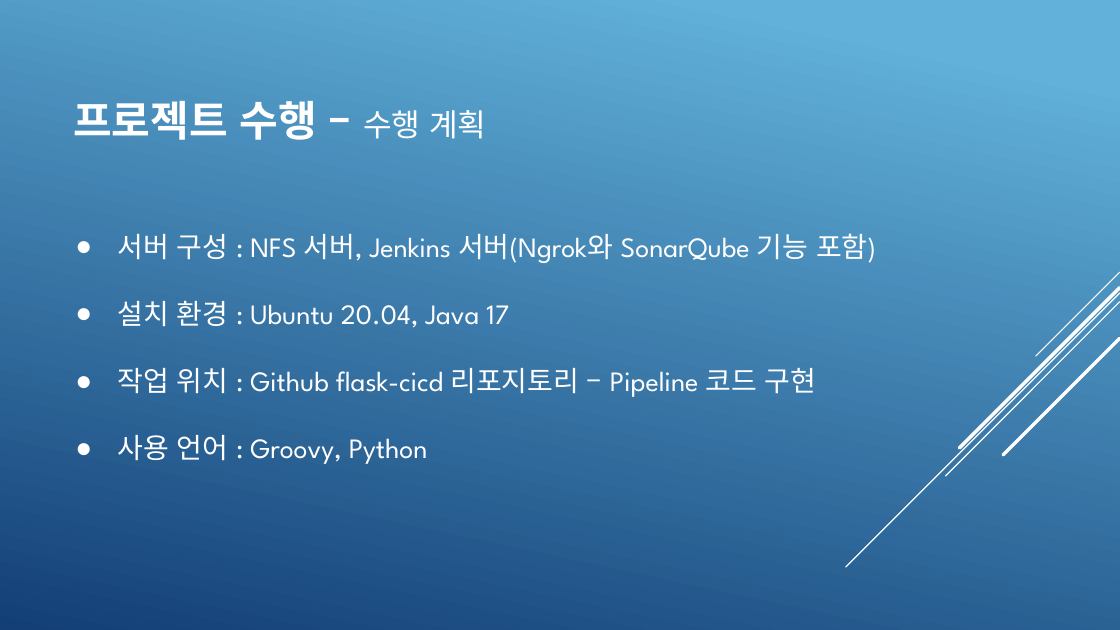
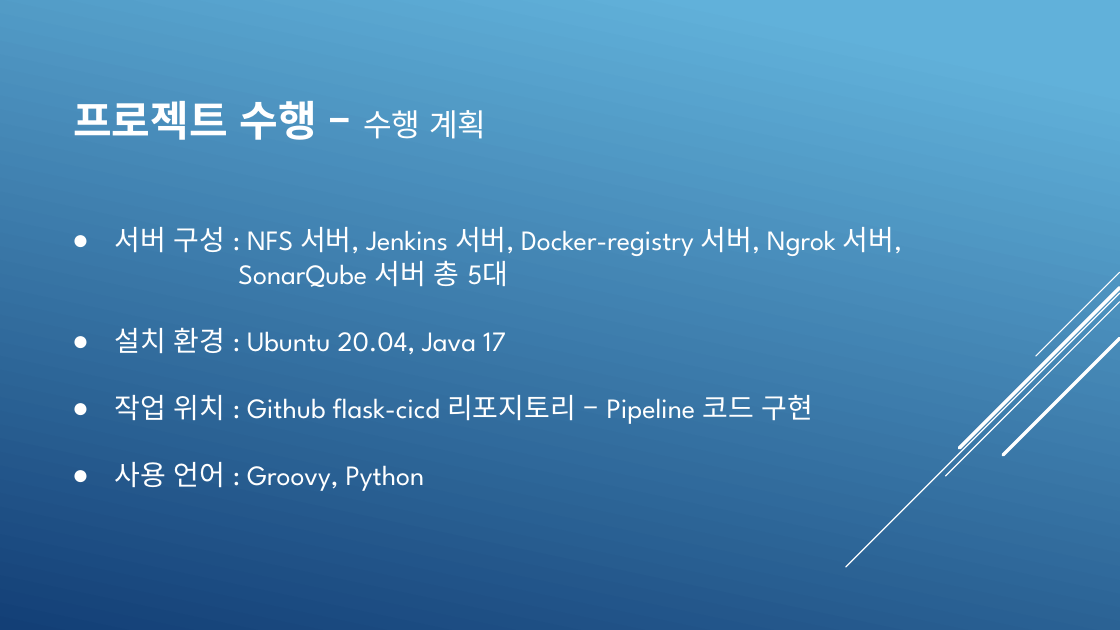
Before and after one commit to KimJeongHoon190/First_Project, a slide deck: slide 6 of 제출자료/최종 발표 프레젠테이션(김정훈).pptx (slide 5 before the commit). Drawn at 1120x630 pixels with LibreOffice and Linux fonts; fonts in the diff are those of the drawing. Boxes give left, top, right and bottom in pixels: in the first picture for what was removed or moved away, otherwise in the second. Text is boxed around its words. In the diff, an @@ line names an element or a change of style, - is before the commit and + after.

```diff
--- a/제출자료/최종 발표 프레젠테이션(김정훈).pptx
+++ b/제출자료/최종 발표 프레젠테이션(김정훈).pptx
@@ text at bbox=[114, 227, 902, 287]: text changed @@
-● 서버 구성 : NFS 서버, Jenkins 서버(Ngrok와 SonarQube 기능 포함)
+● 서버 구성 : NFS 서버, Jenkins 서버, Docker-registry 서버, Ngrok 서버,
+SonarQube 서버 총 5대
```
Also in this commit, not shown: 8 other slides changed, 1 slide added, 1 other file.
